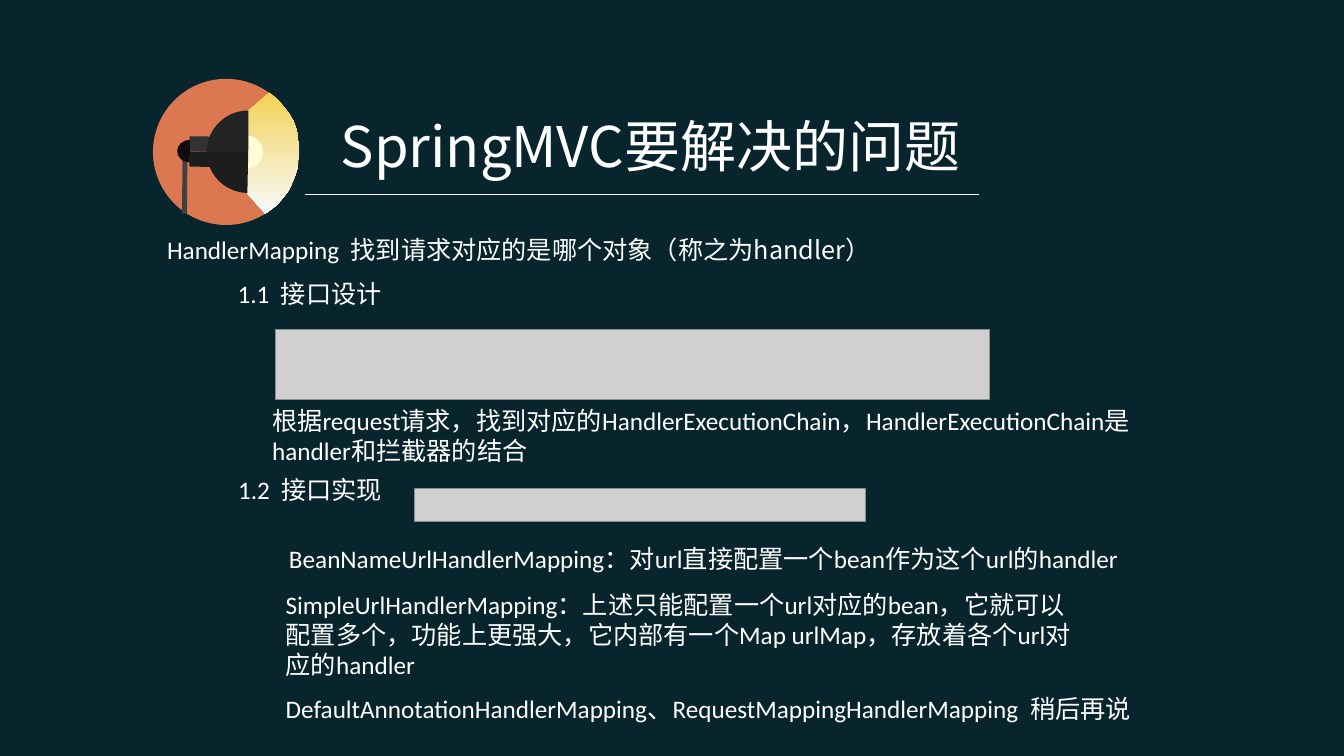
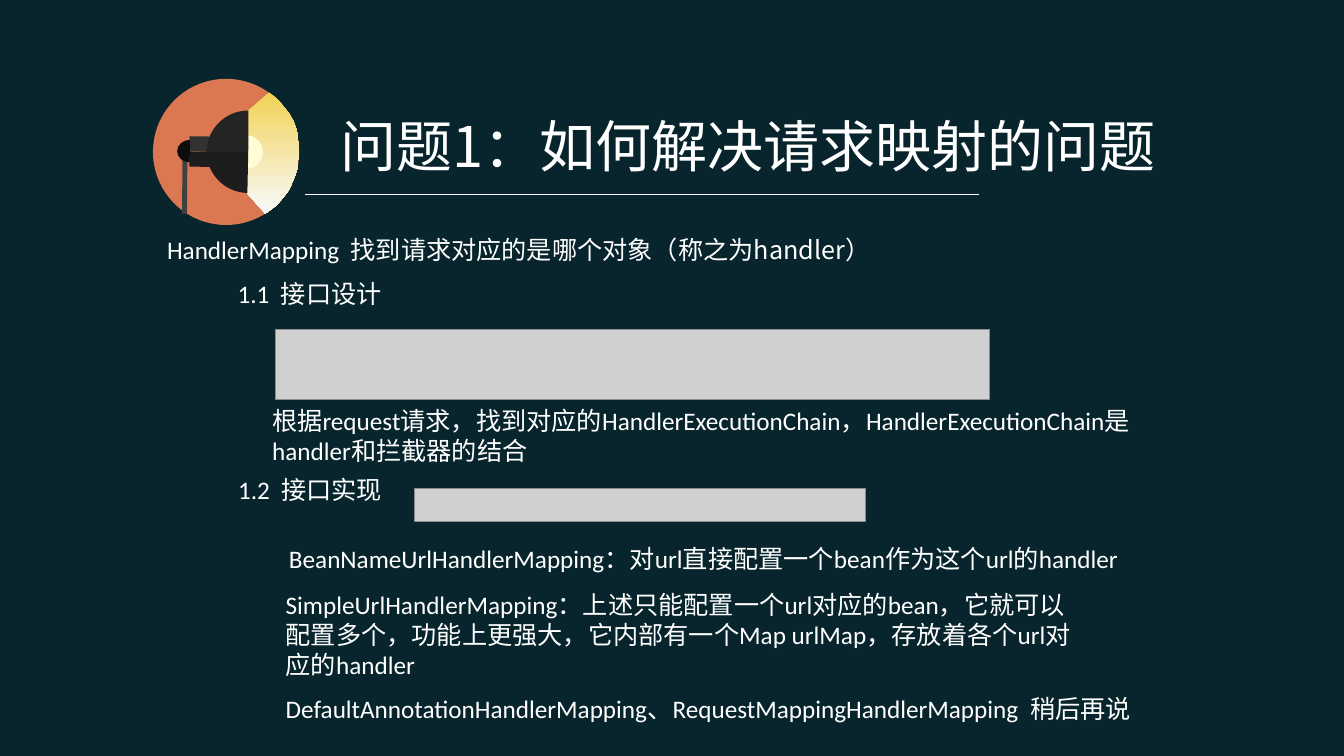
Before and after one commit to pingpangkuangmo/blog, a slide deck: slide 10 of 2015-4/SpringMVC的设计分享.ppt. Drawn at 1344x756 pixels with LibreOffice and Linux fonts; fonts in the diff are those of the drawing; grey boxes stand for pictures. Boxes give left, top, right and bottom in pixels: in the first picture for what was removed or moved away, otherwise in the second. Text is boxed around its words. In the diff, an @@ line names an element or a change of style, - is before the commit and + after.

Commit message:
SpringMVC ppt进行中

```diff
--- a/2015-4/SpringMVC的设计分享.ppt
+++ b/2015-4/SpringMVC的设计分享.ppt
@@ text removed at (341,120,960,181) @@
-SpringMVC要解决的问题
@@ text added at (341,120,1155,172), 40 pt, text #FFFFFF @@
+问题1：如何解决请求映射的问题
```
Also in this commit, not shown: 4 other slides changed, 6 slides added, 1 slide removed.
